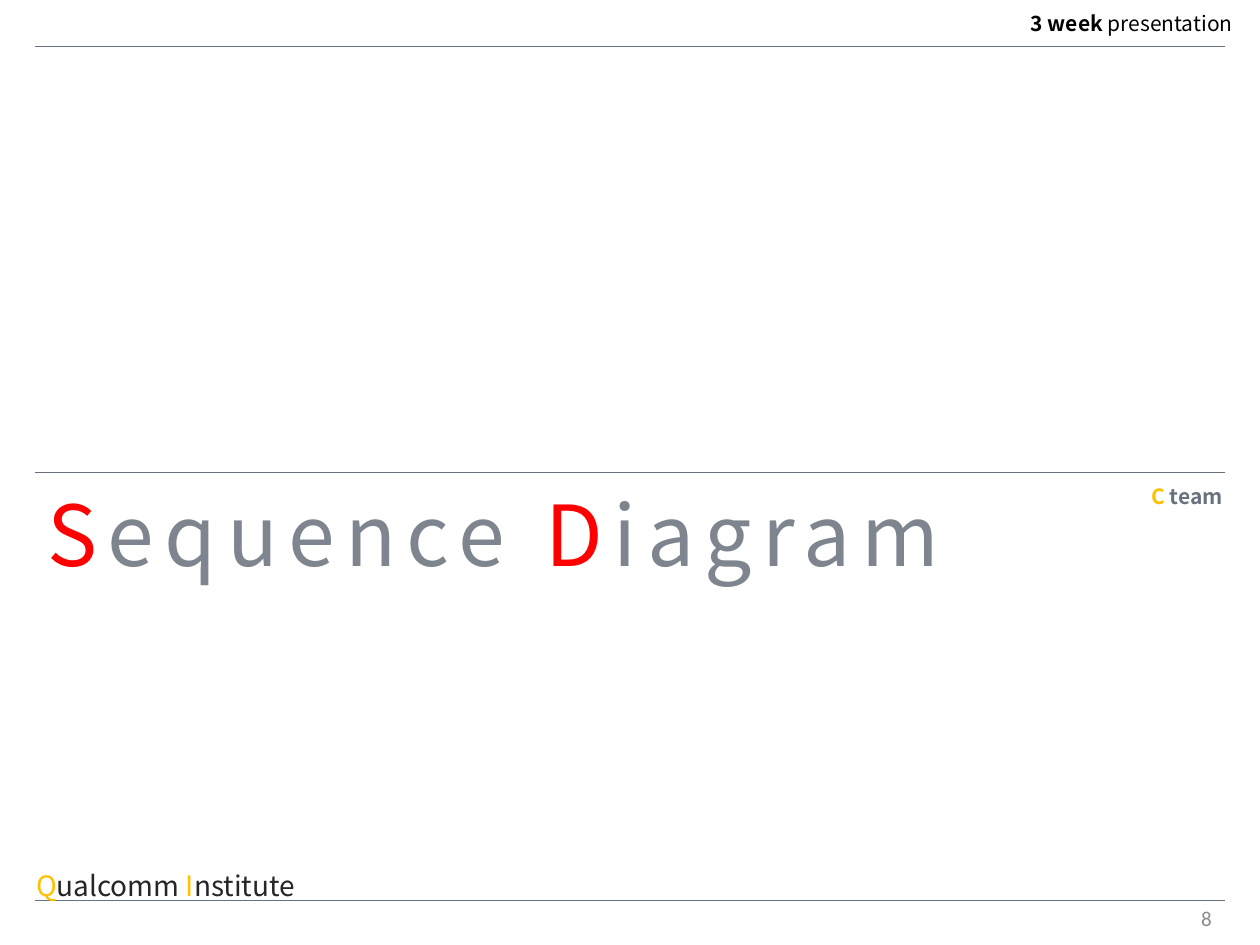
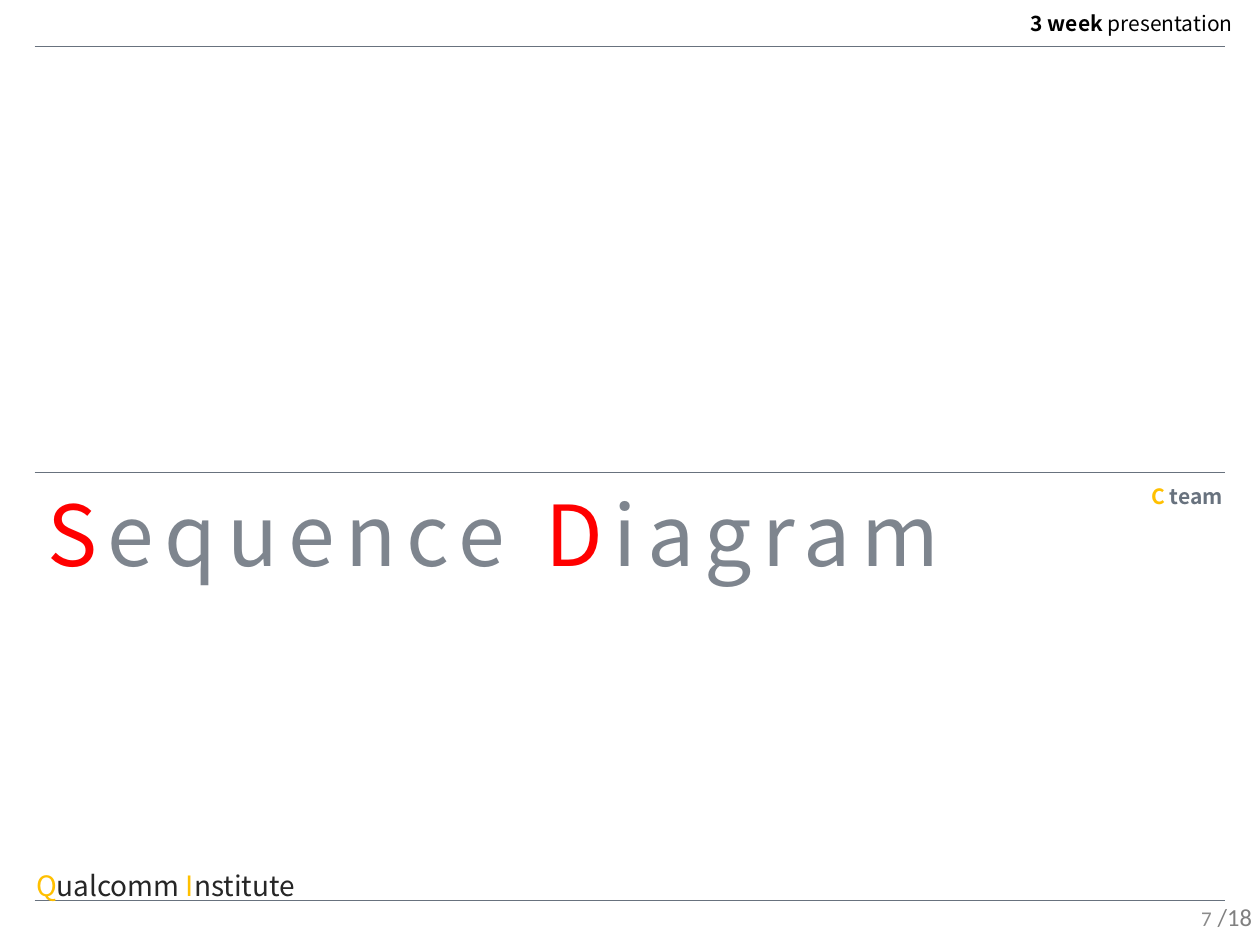
Before and after one commit to MAENGSOOHOON/summer2017IoT, a slide deck: slide 7 of 3week/ppt/3week.pptx (slide 8 before the commit). Drawn at 1260x945 pixels with LibreOffice and Linux fonts; fonts in the diff are those of the drawing. Boxes give left, top, right and bottom in pixels: in the first picture for what was removed or moved away, otherwise in the second. Text is boxed around its words. In the diff, an @@ line names an element or a change of style, - is before the commit and + after.

```diff
--- a/3week/ppt/3week.pptx
+++ b/3week/ppt/3week.pptx
@@ page number at (1201, 912, 1212, 926): text changed @@
-8
+7
@@ text added at (1218, 909, 1252, 927), 14 pt, text #808080 @@
+/18
```
Also in this commit, not shown: 6 other slides changed, 11 slides added, 5 slides removed, 2 other files.
